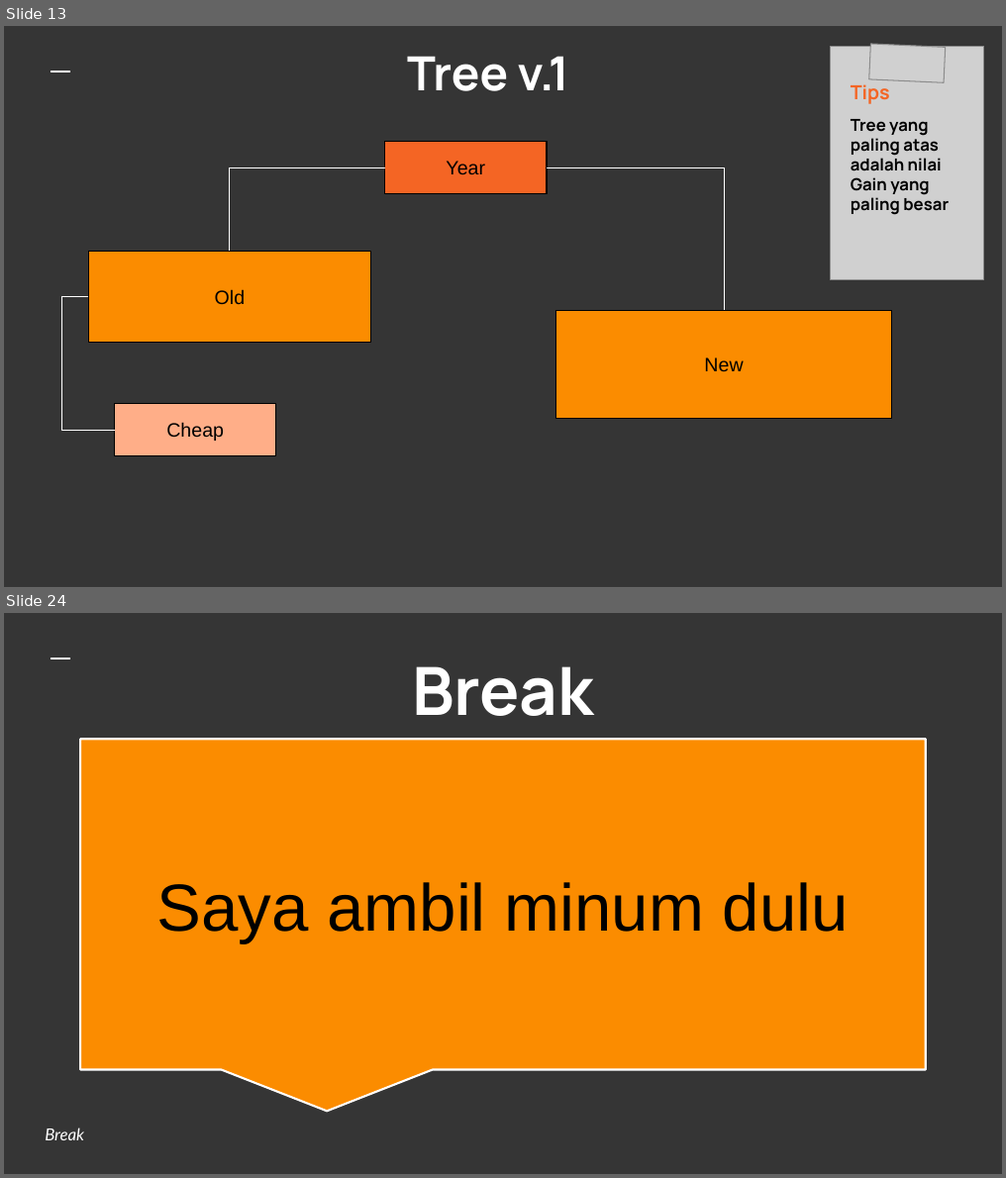
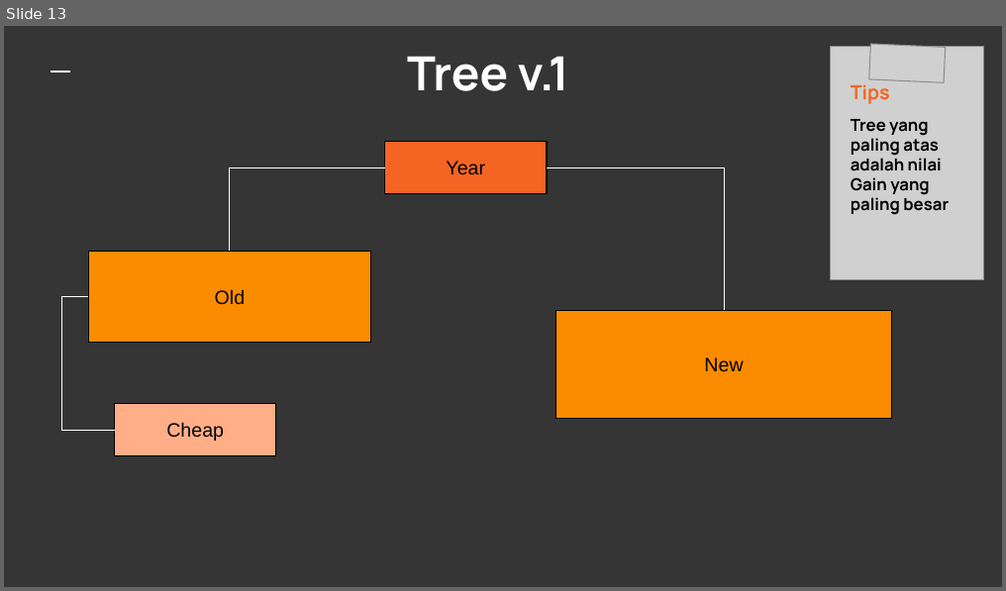
Before and after one commit to vierifath/TugasKK_B_Kelompok2, a slide deck: TugasMingguKe-4/decisiontree.ppt.pptx. Shown one above the other, each under a label of ours: slides 13 and 24 before the commit, slide 13 after it; the slides between them are not shown. The pictures are 1006x1178 and 1006x591 pixels, drawn with LibreOffice and Linux fonts; fonts in the diff are those of the drawing; grey boxes stand for pictures. Boxes give left, top, right and bottom in pixels: in the first picture for what was removed or moved away, otherwise in the second. Text is boxed around its words. In the diff, an @@ line names an element or a change of style, - is before the commit and + after.

```diff
--- a/TugasMingguKe-4/decisiontree.ppt.pptx
+++ b/TugasMingguKe-4/decisiontree.ppt.pptx
@@ slide 24 removed at [4,613,1002,1174], background #353535; not listed: 1 template element that a slide beside it also shows @@
@@ title removed at [412,666,593,716] @@
-Break
@@ speech box removed at [81,739,926,1070] @@
-Saya ambil minum dulu
@@ text removed at [45,1128,84,1141] @@
-Break
```
Also in this commit, not shown: 19 slides changed, 1 slide added, 5 other slides removed.
